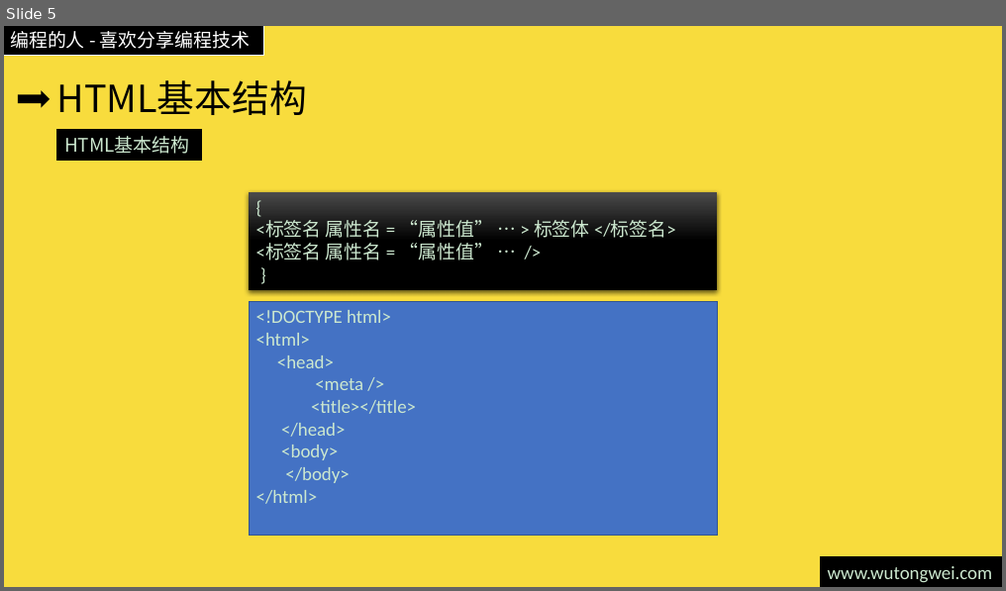
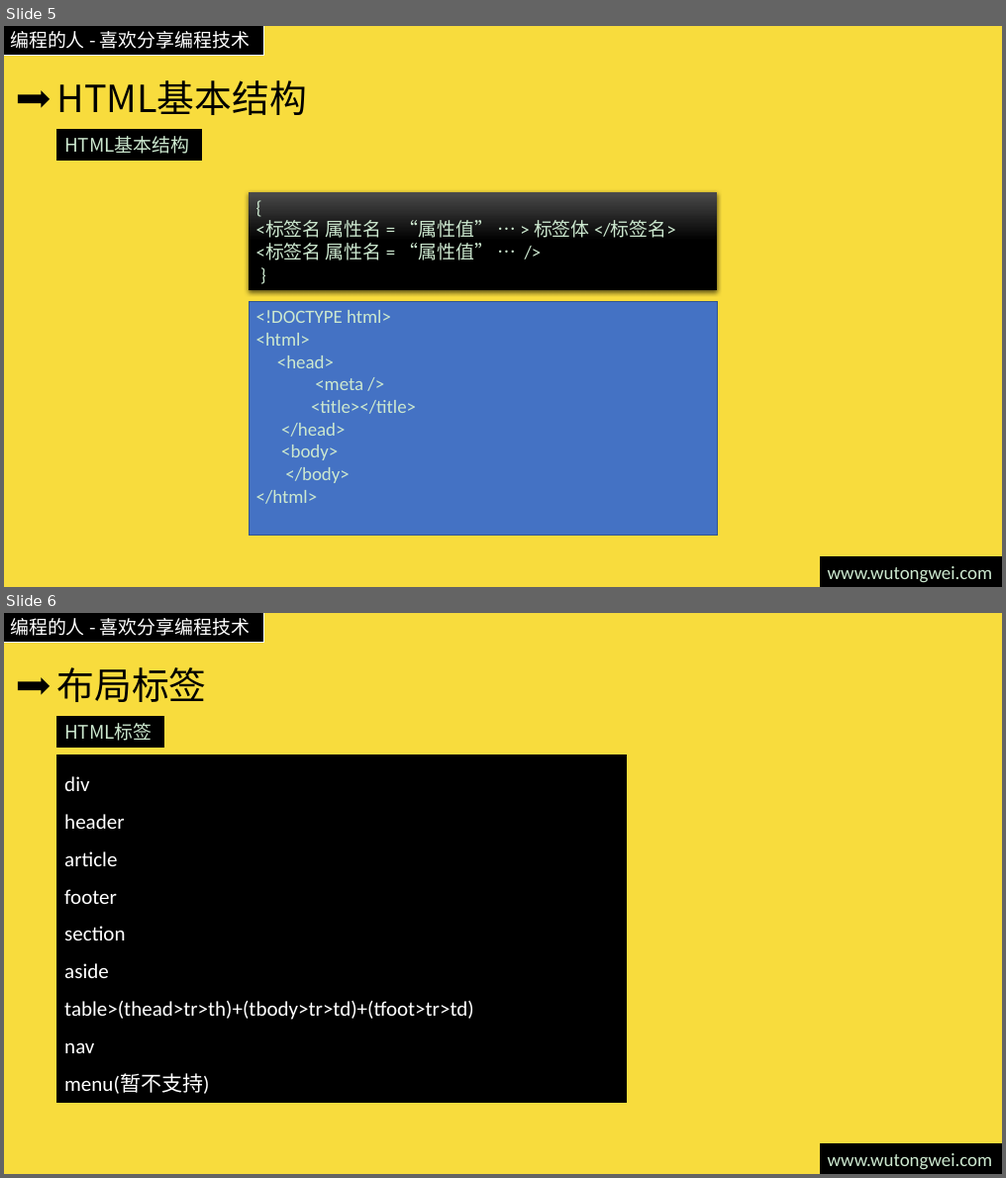
Before and after one commit to willculture/training, a slide deck: ppt/front-end/HTML5.pptx. Shown one above the other, each under a label of ours: slide 5 before the commit, slides 5 and 6 after it. The pictures are 1006x591 and 1006x1178 pixels, drawn with LibreOffice and Linux fonts; fonts in the diff are those of the drawing. Boxes give left, top, right and bottom in pixels: in the first picture for what was removed or moved away, otherwise in the second. Text is boxed around its words. In the diff, an @@ line names an element or a change of style, - is before the commit and + after.

Commit message:
更新html5需要学习标签

```diff
--- a/ppt/front-end/HTML5.pptx
+++ b/ppt/front-end/HTML5.pptx
@@ slide 6 added at bbox=[4, 613, 1002, 1174], background #F8DC3D; not listed: 3 template elements that a slide beside it also shows @@
@@ title added at bbox=[56, 667, 206, 702], 36 pt, text #000000 @@
+布局标签
@@ rectangle added at bbox=[57, 716, 163, 747], fill #000000, outline #000000 1 pt, 18 pt, text #CCE8CF @@
+HTML标签
@@ rectangle added at bbox=[57, 756, 626, 1103], fill #000000, outline #000000 1 pt, 20 pt, text #CCE8CF @@
+div
+header
+article
+footer
+section
+aside
+table>(thead>tr>th)+(tbody>tr>td)+(tfoot>tr>td)
+nav
+menu(暂不支持)
```
Also in this commit, not shown: 1 slide changed, 9 other slides added.
